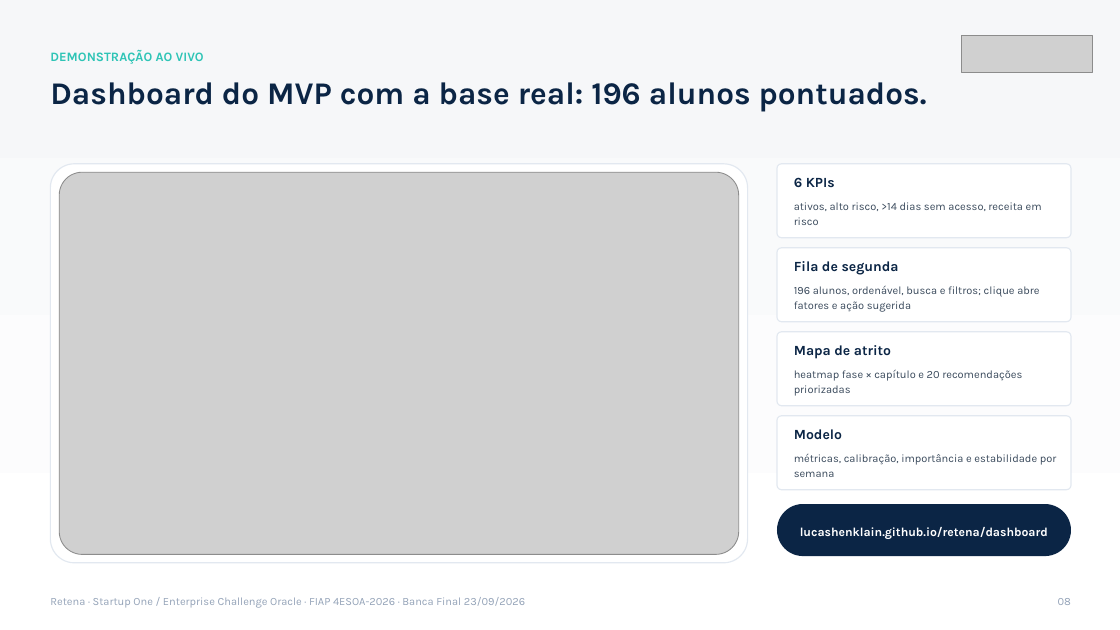
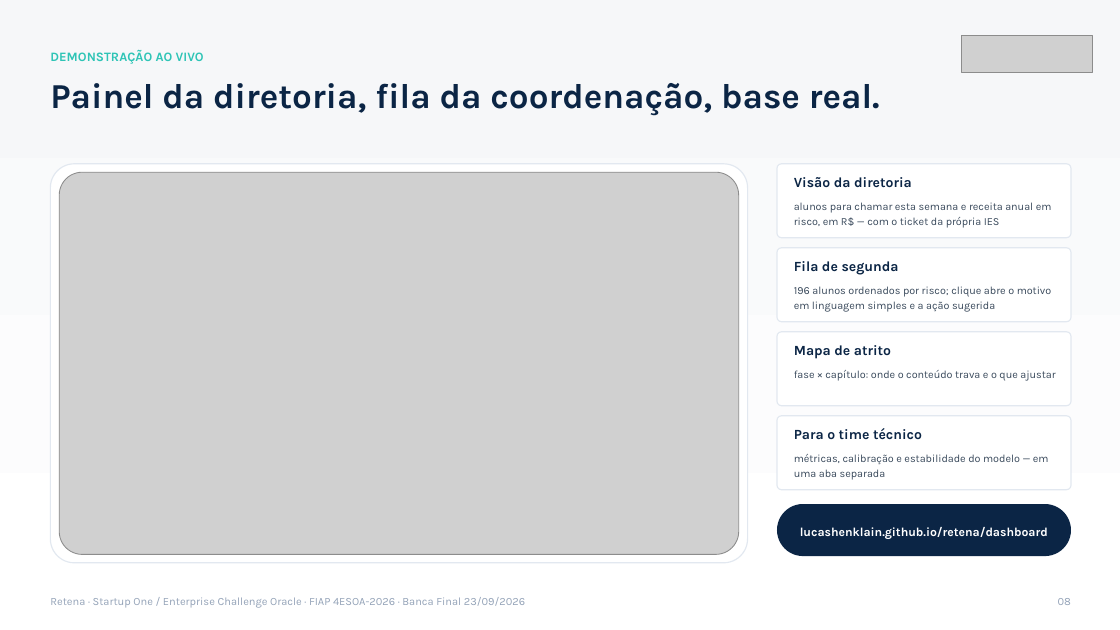
Before and after one commit to LucasHenklain/retena, a slide deck: slide 8 of 09_Kit_Banca_Final/Retena_Banca_Final.pptx. Drawn at 1120x630 pixels with LibreOffice and Linux fonts; fonts in the diff are those of the drawing; grey boxes stand for pictures. Boxes give left, top, right and bottom in pixels: in the first picture for what was removed or moved away, otherwise in the second. Text is boxed around its words. In the diff, an @@ line names an element or a change of style, - is before the commit and + after.

```diff
--- a/09_Kit_Banca_Final/Retena_Banca_Final.pptx
+++ b/09_Kit_Banca_Final/Retena_Banca_Final.pptx
@@ text at [50,83,880,116]: text changed; size 27 to 30 pt @@
-Dashboard do MVP com a base real: 196 alunos pontuados.
+Painel da diretoria, fila da coordenação, base real.
@@ text at [794,177,912,188]: text changed @@
-6 KPIs
+Visão da diretoria
@@ text at [794,202,1052,228]: text changed; size 9.5 to 9.3 pt @@
-ativos, alto risco, >14 dias sem acesso, receita em risco
+alunos para chamar esta semana e receita anual em risco, em R$ — com o ticket da própria IES
@@ text at [794,286,1052,312]: text changed; size 9.5 to 9.3 pt @@
-196 alunos, ordenável, busca e filtros; clique abre fatores e ação sugerida
+196 alunos ordenados por risco; clique abre o motivo em linguagem simples e a ação sugerida
@@ text at [794,370,1055,381]: text changed; size 9.5 to 9.3 pt @@
-heatmap fase × capítulo e 20 recomendações priorizadas
+fase × capítulo: onde o conteúdo trava e o que ajustar
@@ text at [794,428,922,439]: text changed @@
-Modelo
+Para o time técnico
@@ text at [794,454,1049,480]: text changed; size 9.5 to 9.3 pt @@
-métricas, calibração, importância e estabilidade por semana
+métricas, calibração e estabilidade do modelo — em uma aba separada
```
Also in this commit, not shown: 26 other slides changed, 7 slides added, 2 slides removed, 19 other files.
